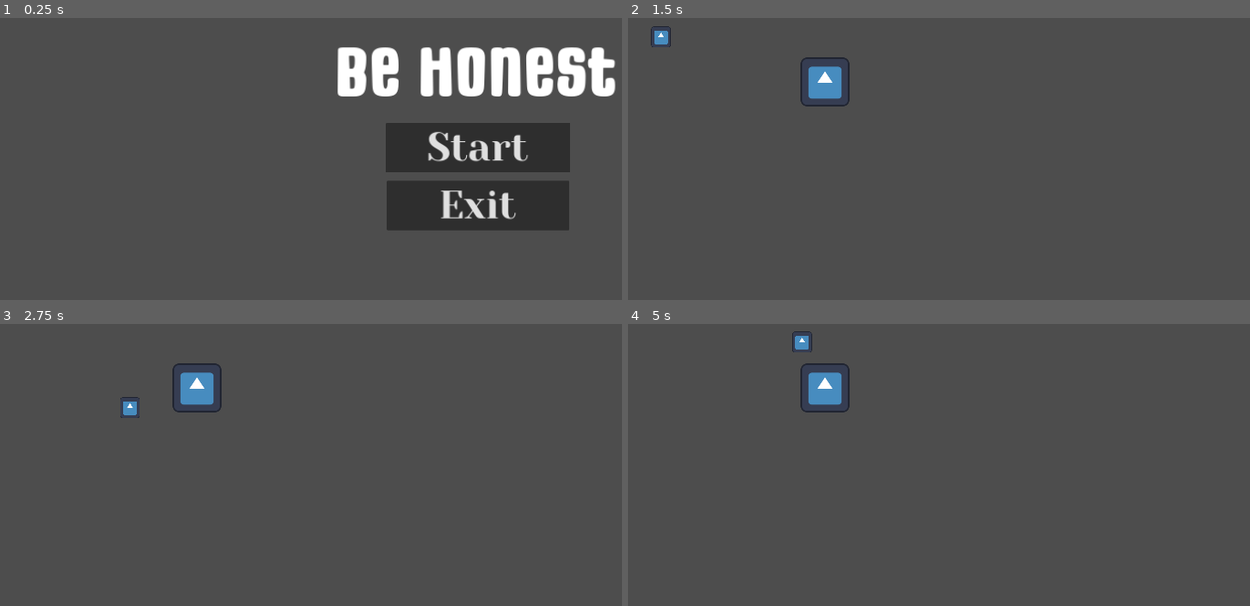
Above: before the commit, frames 1-4 (two rows, left to right).
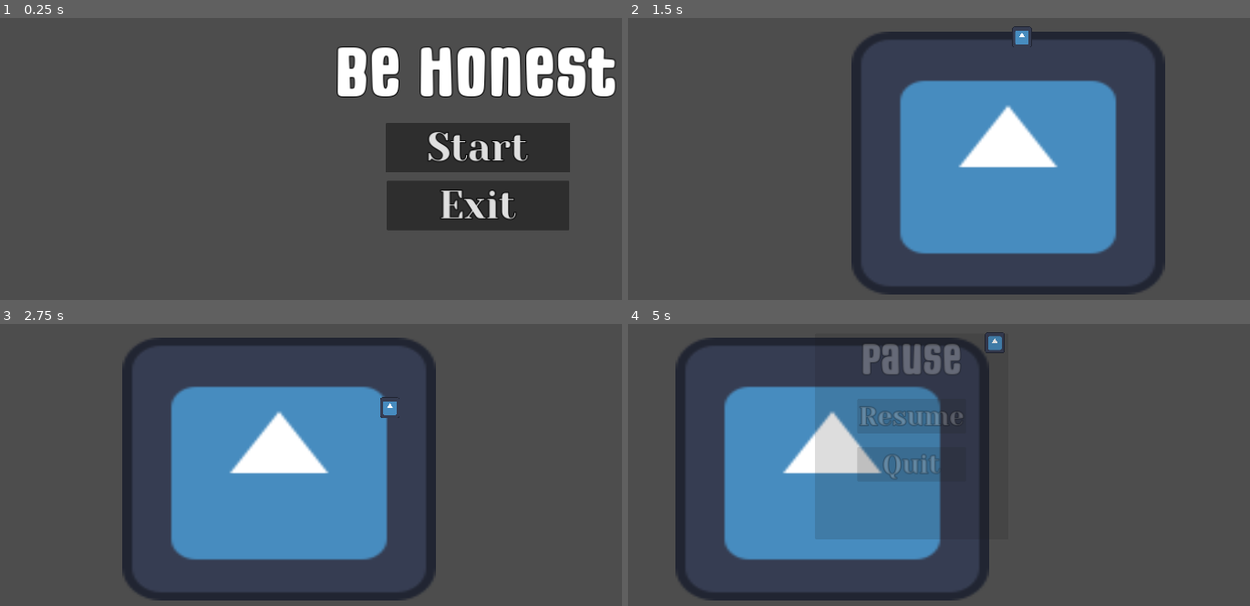
Above: after the commit, the same moments.

Repository: aboba704/Game
Game: Godot game, scene res://MainScene/ MainMenu.tscn
The game is run twice, just before and just after one commit, with the same random seed, the same clock (stepped at 60 frames per second) and the same inputs. The engine's default icon, where the game draws it, is replaced by a stand-in: a white triangle on a blue panel in a dark square.
Inputs:
- Up to frame 1 (0.25 s): no input
- Up to frame 2 (1.5 s): click "Start" at 0.5 s; tap Enter at 1.25 s; hold D (Right) from 1.28 s (still down)
- Up to frame 3 (2.75 s): release D (Right) at 2.03 s; hold S (Down) from 2.03 s (still down)
- Up to frame 4 (5 s): release S (Down) at 2.78 s; hold D (Right) 2.78-3.53 s; hold W (Up) 3.53-4.28 s; hold A (Left) from 4.28 s (still down); tap Escape (Escape, bound only after the commit) at 4.9 s

The runs differ from the first frame. In frame 1, 1.9% of the frame differs, in the area x 54-100%, y 10-72%; in frame 2, 28%; in frame 3, 28%; in frame 4, 34%, in the area x 7-61%, y 2-99%.

Commit message:
GameV777
Add camera, pause

Diff:
--- a/MainScene/ MainMenu.tscn
+++ b/MainScene/ MainMenu.tscn
@@ -33,6 +33,11 @@
 
 [node name="Label" type="Label" parent="MarginContainer/VBoxContainer"]
 layout_mode = 2
+theme_override_constants/line_spacing = 10
+theme_override_constants/shadow_offset_x = 10
+theme_override_constants/shadow_offset_y = 10
+theme_override_constants/outline_size = 10
+theme_override_constants/shadow_outline_size = 10
 theme_override_fonts/font = ExtResource("2_vixat")
 theme_override_font_sizes/font_size = 180
 text = "Be Honest"
@@ -45,6 +50,10 @@
 offset_right = 619.0
 offset_bottom = 372.0
 size_flags_vertical = 4
+theme_override_constants/outline_size = 10
+theme_override_constants/h_separation = 10
+theme_override_constants/icon_max_width = 10
+theme_override_constants/align_to_largest_stylebox = 10
 theme_override_fonts/font = ExtResource("3_klxd7")
 theme_override_font_sizes/font_size = 102
 text = "Start"
@@ -55,6 +64,10 @@
 offset_top = 397.0
 offset_right = 617.0
 offset_bottom = 524.0
+theme_override_constants/outline_size = 10
+theme_override_constants/h_separation = 10
+theme_override_constants/icon_max_width = 10
+theme_override_constants/align_to_largest_stylebox = 10
 theme_override_fonts/font = ExtResource("3_klxd7")
 theme_override_font_sizes/font_size = 102
 text = "Exit"
--- /dev/null
+++ b/UI/pause_menu.gd
@@ -0,0 +1,29 @@
+extends Control
+
+func _ready():
+	$AnimationPlayer.play("RESET")
+
+func resume():
+	get_tree().paused = false
+	$AnimationPlayer.play_backwards("blur")
+
+func pause():
+	get_tree().paused = true
+	$AnimationPlayer.play("blur")
+
+func testEsc():
+	if Input.is_action_just_pressed("Escape") and !get_tree().paused:
+		pause()
+	elif Input.is_action_just_pressed("Escape") and get_tree().paused:
+		resume()
+
+
+func _on_resume_pressed() -> void:
+	resume()
+
+func _on_quit_pressed() -> void:
+	resume()
+	get_tree().change_scene_to_file("res://MainScene/ MainMenu.tscn")
+
+func _process(delta):
+	testEsc()
--- /dev/null
+++ b/UI/pause_menu.gdshader
@@ -0,0 +1,9 @@
+shader_type canvas_item;
+uniform sampler2D SCREEN_TEXTURE: hint_screen_texture, filter_linear_mipmap;
+
+uniform float lod: hint_range(0.0, 5) = 0.0;
+
+void fragment(){
+	vec4 color = texture(SCREEN_TEXTURE, SCREEN_UV, lod);
+	COLOR = color;
+}
--- /dev/null
+++ b/UI/pause_menu.tscn
@@ -0,0 +1,153 @@
+[gd_scene load_steps=9 format=3 uid="uid://bvc61qo2fp8bb"]
+
+[ext_resource type="Shader" path="res://UI/pause_menu.gdshader" id="1_bd4aj"]
+[ext_resource type="Script" path="res://UI/pause_menu.gd" id="1_qc3rb"]
+[ext_resource type="FontFile" uid="uid://dbiepu55fiupv" path="res://art/MightySouly-lxggD.ttf" id="2_6hslm"]
+[ext_resource type="FontFile" uid="uid://c6jmx3qxib4ld" path="res://art/YesevaOne-Regular.ttf" id="3_ubyl5"]
+
+[sub_resource type="ShaderMaterial" id="ShaderMaterial_w0e0k"]
+shader = ExtResource("1_bd4aj")
+shader_parameter/lod = 0.0
+
+[sub_resource type="Animation" id="Animation_jwqrn"]
+resource_name = "blur"
+length = 0.3
+tracks/0/type = "value"
+tracks/0/imported = false
+tracks/0/enabled = true
+tracks/0/path = NodePath("ColorRect:material:shader_parameter/lod")
+tracks/0/interp = 1
+tracks/0/loop_wrap = true
+tracks/0/keys = {
+"times": PackedFloat32Array(0, 0.2),
+"transitions": PackedFloat32Array(1, 1),
+"update": 0,
+"values": [0.886, 0.886]
+}
+tracks/1/type = "value"
+tracks/1/imported = false
+tracks/1/enabled = true
+tracks/1/path = NodePath("PanelContainer:modulate")
+tracks/1/interp = 1
+tracks/1/loop_wrap = true
+tracks/1/keys = {
+"times": PackedFloat32Array(0, 0.2),
+"transitions": PackedFloat32Array(1, 1),
+"update": 0,
+"values": [Color(1, 1, 1, 0), Color(1, 1, 1, 1)]
+}
+
+[sub_resource type="Animation" id="Animation_w5215"]
+length = 0.001
+tracks/0/type = "value"
+tracks/0/imported = false
+tracks/0/enabled = true
+tracks/0/path = NodePath("ColorRect:material:shader_parameter/lod")
+tracks/0/interp = 1
+tracks/0/loop_wrap = true
+tracks/0/keys = {
+"times": PackedFloat32Array(0),
+"transitions": PackedFloat32Array(1),
+"update": 0,
+"values": [0.0]
+}
+tracks/1/type = "value"
+tracks/1/imported = false
+tracks/1/enabled = true
+tracks/1/path = NodePath("PanelContainer:modulate")
+tracks/1/interp = 1
+tracks/1/loop_wrap = true
+tracks/1/keys = {
+"times": PackedFloat32Array(0),
+"transitions": PackedFloat32Array(1),
+"update": 0,
+"values": [Color(1, 1, 1, 0)]
+}
+
+[sub_resource type="AnimationLibrary" id="AnimationLibrary_soem4"]
+_data = {
+"RESET": SubResource("Animation_w5215"),
+"blur": SubResource("Animation_jwqrn")
+}
+
+[node name="PauseMenu" type="Control"]
+process_mode = 3
+layout_mode = 3
+anchors_preset = 15
+anchor_right = 1.0
+anchor_bottom = 1.0
+grow_horizontal = 2
+grow_vertical = 2
+script = ExtResource("1_qc3rb")
+
+[node name="ColorRect" type="ColorRect" parent="."]
+modulate = Color(1, 1, 1, 0)
+material = SubResource("ShaderMaterial_w0e0k")
+layout_mode = 1
+anchors_preset = 15
+anchor_right = 1.0
+anchor_bottom = 1.0
+grow_horizontal = 2
+grow_vertical = 2
+
+[node name="AnimationPlayer" type="AnimationPlayer" parent="."]
+libraries = {
+"": SubResource("AnimationLibrary_soem4")
+}
+
+[node name="PanelContainer" type="PanelContainer" parent="."]
+process_mode = 3
+modulate = Color(1, 1, 1, 0)
+layout_mode = 1
+anchors_preset = 8
+anchor_left = 0.5
+anchor_top = 0.5
+anchor_right = 0.5
+anchor_bottom = 0.5
+offset_left = -254.5
+offset_top = -270.5
+offset_right = 254.5
+offset_bottom = 270.5
+grow_horizontal = 2
+grow_vertical = 2
+
+[node name="VBoxContainer" type="VBoxContainer" parent="PanelContainer"]
+layout_mode = 2
+size_flags_horizontal = 4
+theme_override_constants/separation = 35
+
+[node name="Label" type="Label" parent="PanelContainer/VBoxContainer"]
+layout_mode = 2
+theme_override_constants/line_spacing = 10
+theme_override_constants/shadow_offset_x = 10
+theme_override_constants/shadow_offset_y = 10
+theme_override_constants/outline_size = 10
+theme_override_constants/shadow_outline_size = 10
+theme_override_fonts/font = ExtResource("2_6hslm")
+theme_override_font_sizes/font_size = 110
+text = "Pause"
+horizontal_alignment = 1
+
+[node name="Resume" type="Button" parent="PanelContainer/VBoxContainer"]
+layout_mode = 2
+size_flags_horizontal = 4
+theme_override_constants/outline_size = 10
+theme_override_constants/h_separation = 10
+theme_override_constants/icon_max_width = 10
+theme_override_constants/align_to_largest_stylebox = 10
+theme_override_fonts/font = ExtResource("3_ubyl5")
+theme_override_font_sizes/font_size = 70
+text = "Resume"
+
+[node name="Quit" type="Button" parent="PanelContainer/VBoxContainer"]
+layout_mode = 2
+theme_override_constants/outline_size = 10
+theme_override_constants/h_separation = 10
+theme_override_constants/icon_max_width = 10
+theme_override_constants/align_to_largest_stylebox = 10
+theme_override_fonts/font = ExtResource("3_ubyl5")
+theme_override_font_sizes/font_size = 70
+text = "Quit"
+
+[connection signal="pressed" from="PanelContainer/VBoxContainer/Resume" to="." method="_on_resume_pressed"]
+[connection signal="pressed" from="PanelContainer/VBoxContainer/Quit" to="." method="_on_quit_pressed"]
--- a/player/PlayerCH.tscn
+++ b/player/PlayerCH.tscn
@@ -17,3 +17,8 @@
 [node name="CollisionShape2D" type="CollisionShape2D" parent="."]
 position = Vector2(268, 295.5)
 shape = SubResource("RectangleShape2D_bchut")
+
+[node name="Camera2D" type="Camera2D" parent="."]
+limit_top = 0
+limit_bottom = 197
+position_smoothing_enabled = true
--- a/project.godot
+++ b/project.godot
@@ -43,3 +43,8 @@
 "events": [Object(InputEventKey,"resource_local_to_scene":false,"resource_name":"","device":-1,"window_id":0,"alt_press …(192 unchanged characters)…
 ]
 }
+Escape={
+"deadzone": 0.5,
+"events": [Object(InputEventKey,"resource_local_to_scene":false,"resource_name":"","device":0,"window_id":0,"alt_pressed":false,"shift_pressed":false,"ctrl_pressed":false,"meta_pressed":false,"pressed":false,"keycode":0,"physical_keycode":4194305,"key_label":0,"unicode":0,"location":0,"echo":false,"script":null)
+]
+}
--- a/scenes/Scene1.tscn
+++ b/scenes/Scene1.tscn
@@ -1,23 +1,19 @@
-[gd_scene load_steps=3 format=3 uid="uid://cjdch8jpvi0pu"]
+[gd_scene load_steps=4 format=3 uid="uid://cjdch8jpvi0pu"]
 
 [ext_resource type="PackedScene" uid="uid://lhar73cabbkt" path="res://player/PlayerCH.tscn" id="1_3jkfb"]
 [ext_resource type="Texture2D" uid="uid://dgkgn34e4ogtc" path="res://icon.svg" id="2_ym06m"]
+[ext_resource type="PackedScene" uid="uid://bvc61qo2fp8bb" path="res://UI/pause_menu.tscn" id="3_r7dn3"]
 
 [node name="Game" type="Node2D"]
 
-[node name="Area2D" type="Area2D" parent="."]
-position = Vector2(735.5, 415)
-
-[node name="Sprite2D" type="Sprite2D" parent="Area2D"]
-position = Vector2(-3.5, -2)
+[node name="Icon" type="Sprite2D" parent="."]
+position = Vector2(264, 626.25)
+scale = Vector2(6.44531, 5.40234)
 texture = ExtResource("2_ym06m")
 
-[node name="CollisionPolygon2D" type="CollisionPolygon2D" parent="Area2D"]
-position = Vector2(-3.5, -2)
-polygon = PackedVector2Array(59.1, -64, -59, -64, -63.8, -59, -64, 61, -60.3, 64, 59.6, 64, 63.9, 59, 64, -61.1)
+[node name="CharacterBody2D" parent="." instance=ExtResource("1_3jkfb")]
 
-[node name="CollisionPolygon2D2" type="CollisionPolygon2D" parent="Area2D"]
-position = Vector2(-3.5, -2)
-polygon = PackedVector2Array(59.1, -64, -59, -64, -63.8, -59, -64, 61, -60.3, 64, 59.6, 64, 63.9, 59, 64, -61.1)
+[node name="CanvasLayer" type="CanvasLayer" parent="."]
+process_mode = 2
 
-[node name="CharacterBody2D" parent="." instance=ExtResource("1_3jkfb")]
+[node name="PauseMenu" parent="CanvasLayer" instance=ExtResource("3_r7dn3")]
